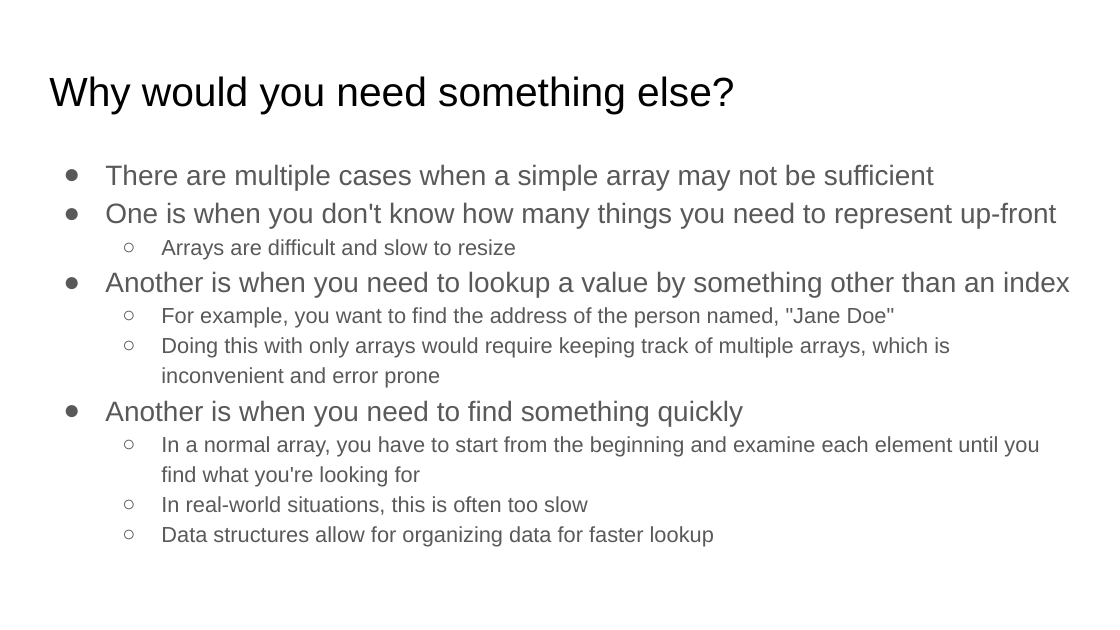
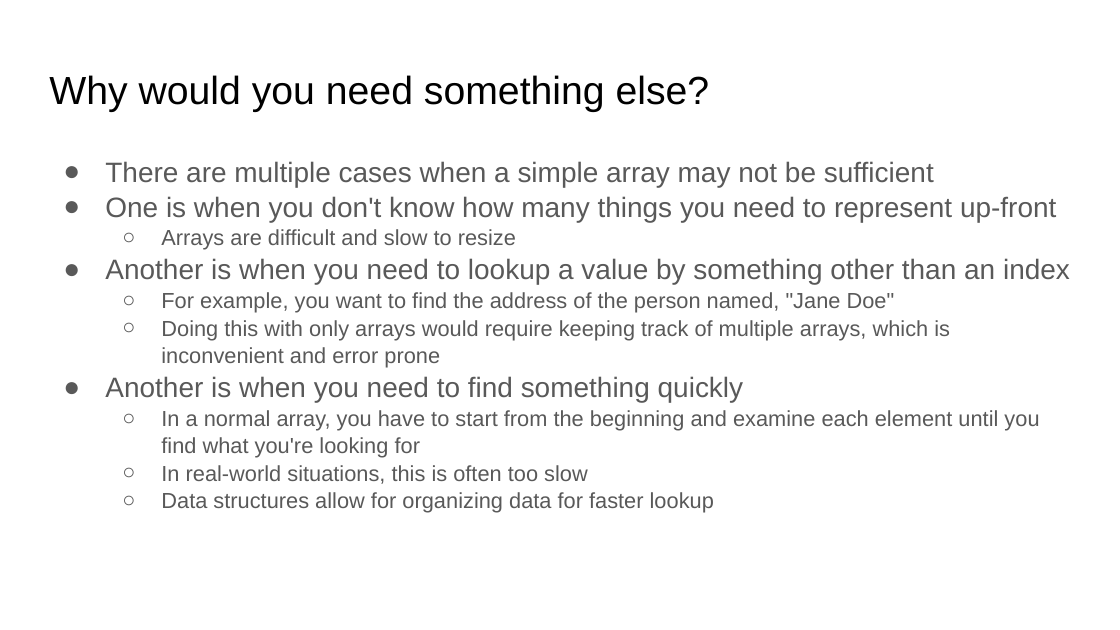
Before and after one commit to brian-card/data-structures, a slide deck: slide 5 of Data Structures in C.pptx (slide 3 before the commit). Drawn at 1120x630 pixels with LibreOffice and Linux fonts; fonts in the diff are those of the drawing. Boxes give left, top, right and bottom in pixels: in the first picture for what was removed or moved away, otherwise in the second. Text is boxed around its words. In the diff, an @@ line names an element or a change of style, - is before the commit and + after.

```diff
--- a/Data Structures in C.pptx
+++ b/Data Structures in C.pptx
@@ title "Why would you need something ..." at box(49, 75, 710, 112): size 26.1 to 25.2 pt @@
@@ text "There are multiple cases when ..." at box(105, 161, 1070, 513): line spacing 1.15 to 1.05 @@
```
Also in this commit, not shown: 6 other slides changed, 1 slide added.
